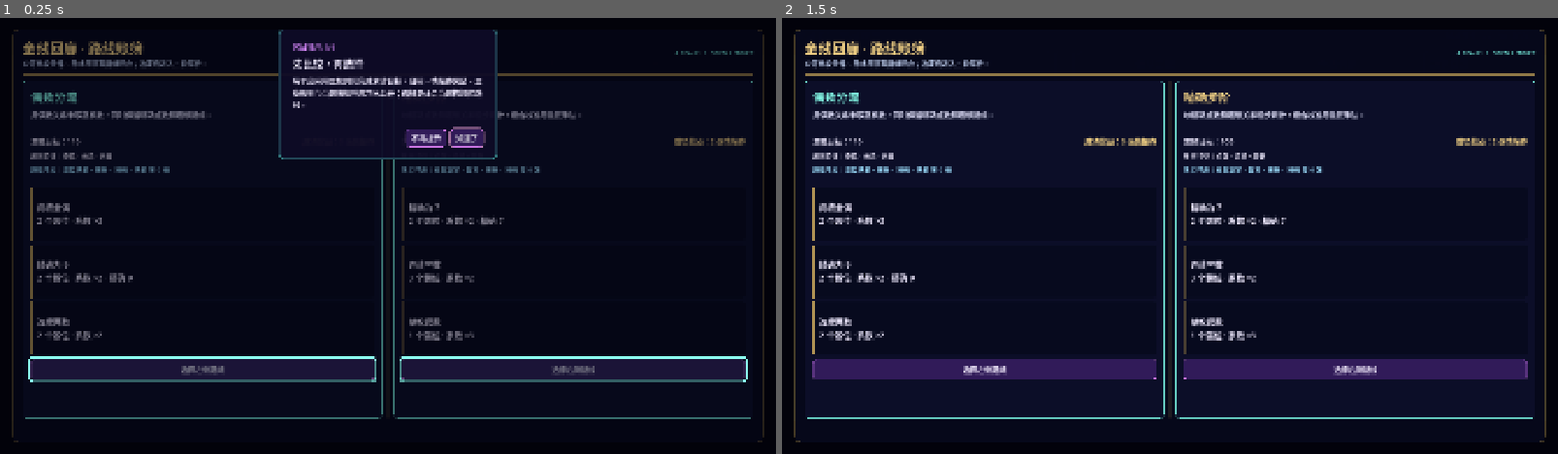
Above: before the commit, frames 1-2 (left to right).
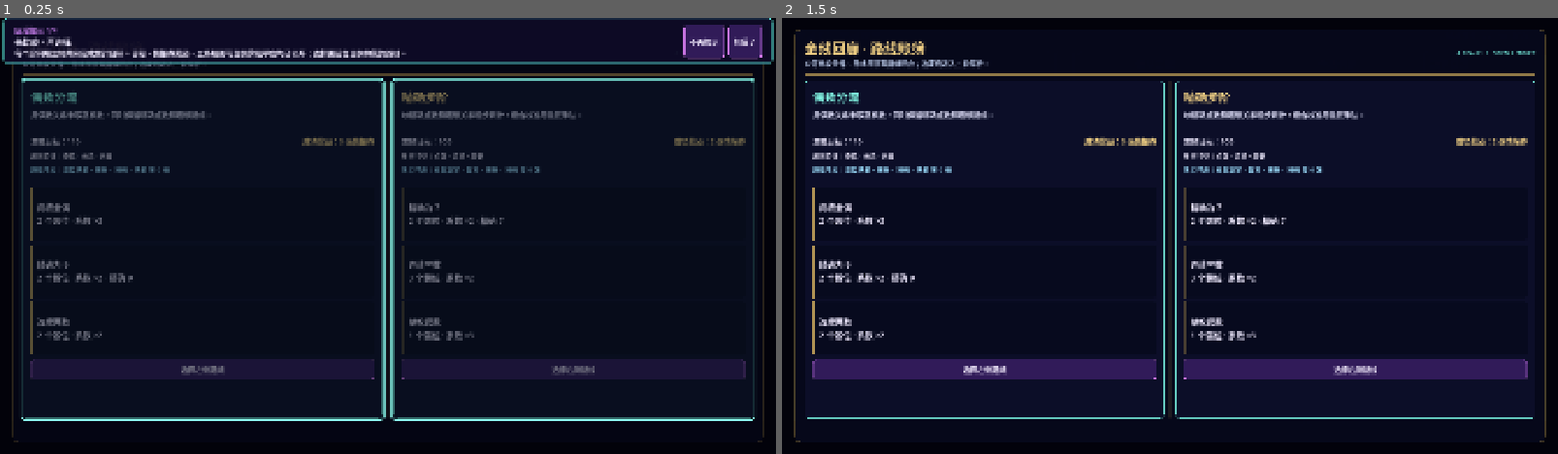
Above: after the commit, the same moments.

Repository: ljq0421/ProjectJoker
Game: Godot game, scene res://scenes/run/gold_corridor_run_screen.tscn
The game is run twice, just before and just after one commit, with the same random seed, the same clock (stepped at 60 frames per second) and the same inputs. This scene is started directly instead of the project's main scene.
Inputs:
- Up to frame 1 (0.25 s): no input
- Up to frame 2 (1.5 s): click "不再提示" at 0.5 s; click "重看引导" at 1.25 s

The runs differ from the first frame. In frame 1, 11% of the frame differs, in the area x 0-100%, y 0-93%; in frame 2, nothing differs.

Commit message:
fix: preserve gold corridor route guide focus

Diff:
--- a/scripts/ui/gold_corridor_run_screen.gd
+++ b/scripts/ui/gold_corridor_run_screen.gd
@@ -263,9 +263,13 @@
 func _resolve_guide_target(target_id: StringName) -> Control:
 	match target_id:
 		&"route_left":
-			return route_panel.get_node_or_null("%LeftRouteButton")
+			return route_panel.get_node_or_null(
+				"SafeArea/RouteLedger/LedgerColumn/RoutePages/LeftRoutePage"
+			)
 		&"route_right":
-			return route_panel.get_node_or_null("%RightRouteButton")
+			return route_panel.get_node_or_null(
+				"SafeArea/RouteLedger/LedgerColumn/RoutePages/RightRoutePage"
+			)
 		&"shop_tickets":
 			return shop_screen.get_node_or_null("%TicketLabel")
 		&"shop_deck":
--- a/scripts/ui/tutorial/iron_abacus_guide_overlay.gd
+++ b/scripts/ui/tutorial/iron_abacus_guide_overlay.gd
@@ -6,10 +6,16 @@
 
 const SAFE_MARGIN := 28.0
 const FOCUS_PADDING := 6.0
+const STANDARD_CARD_MINIMUM_SIZE := Vector2(540, 236)
+const ROUTE_RAIL_MARGIN := 8.0
+const ROUTE_RAIL_TOP := 0.0
 
 @onready var dimmer: ColorRect = %GuideDimmer
 @onready var focus_frames: Control = %GuideFocusFrames
 @onready var card: PanelContainer = %GuideCard
+@onready var margins: MarginContainer = card.get_node("Margins")
+@onready var content: VBoxContainer = margins.get_node("Content")
+@onready var actions: HBoxContainer = content.get_node("Actions")
 @onready var progress_label: Label = %GuideProgress
 @onready var title_label: Label = %GuideTitle
 @onready var instruction_label: Label = %GuideInstruction
@@ -20,6 +26,10 @@
 var _active_checkpoint_id: StringName = &""
 var _targets: Array[Control] = []
 var _layout_refresh_serial := 0
+var _route_rail_allowed := false
+var _route_rail: HBoxContainer
+var _route_copy: VBoxContainer
+var _route_rail_active := false
 
 func _ready() -> void:
 	dismiss_button.pressed.connect(dismiss_all)
@@ -41,6 +51,10 @@
 
 	_active_checkpoint_id = checkpoint_id
 	_targets = valid_targets
+	_route_rail_allowed = (
+		checkpoint_id == &"route"
+		and int(card_spec.get("progress_total", 0)) == 4
+	)
 	_layout_refresh_serial += 1
 	var refresh_serial := _layout_refresh_serial
 	var progress_copy := String(card_spec.get("progress_label", "进阶提示"))
@@ -64,6 +78,8 @@
 	_clear_focus_frames()
 	_active_checkpoint_id = &""
 	_targets.clear()
+	_route_rail_allowed = false
+	_restore_standard_card_layout()
 	visible = false
 	mouse_filter = Control.MOUSE_FILTER_IGNORE
 	if is_node_ready():
@@ -145,6 +161,7 @@
 	_place_card(target_rects)
 
 func _place_card(target_rects: Array[Rect2]) -> void:
+	_restore_standard_card_layout()
 	var minimum := card.get_combined_minimum_size()
 	var card_size := Vector2(
 		min(
@@ -168,17 +185,97 @@
 	)
 	var top_overlap := _overlap_area(Rect2(top, card_size), target_rects)
 	var bottom_overlap := _overlap_area(Rect2(bottom, card_size), target_rects)
+	if _route_rail_allowed and top_overlap > 0.0 and bottom_overlap > 0.0:
+		_place_route_top_rail(target_rects)
+		return
 	var chosen := bottom if bottom_overlap <= top_overlap else top
-	chosen.x = clampf(chosen.x, SAFE_MARGIN, max(SAFE_MARGIN, size.x - card_size.x - SAFE_MARGIN))
-	chosen.y = clampf(chosen.y, SAFE_MARGIN, max(SAFE_MARGIN, size.y - card_size.y - SAFE_MARGIN))
+	_set_card_rect(Rect2(chosen, card_size))
+
+func _place_route_top_rail(target_rects: Array[Rect2]) -> void:
+	var top_clearance: float = _top_clearance(target_rects)
+	if size.x <= 0.0 or top_clearance <= 0.0:
+		return
+	_activate_route_rail()
+	margins.add_theme_constant_override("margin_left", 12)
+	margins.add_theme_constant_override("margin_top", 2)
+	margins.add_theme_constant_override("margin_right", 12)
+	margins.add_theme_constant_override("margin_bottom", 2)
+	title_label.add_theme_font_size_override("font_size", 20)
+	var rail_width: float = maxf(size.x - ROUTE_RAIL_MARGIN * 2.0, 1.0)
+	card.custom_minimum_size = Vector2(rail_width, 0.0)
+	var rail_height: float = card.get_combined_minimum_size().y
+	if rail_height > top_clearance - ROUTE_RAIL_TOP:
+		push_error(
+			"Gold Corridor route guide rail cannot fit above focus targets: "
+			+ "height=%s clearance=%s" % [rail_height, top_clearance]
+		)
+		return
+	_set_card_rect(Rect2(
+		Vector2(ROUTE_RAIL_MARGIN, ROUTE_RAIL_TOP),
+		Vector2(rail_width, rail_height)
+	))
+
+func _activate_route_rail() -> void:
+	if _route_rail == null:
+		_route_rail = HBoxContainer.new()
+		_route_rail.name = "RouteRail"
+		_route_rail.size_flags_horizontal = Control.SIZE_EXPAND_FILL
+		_route_rail.add_theme_constant_override("separation", 14)
+		_route_copy = VBoxContainer.new()
+		_route_copy.size_flags_horizontal = Control.SIZE_EXPAND_FILL
+		_route_copy.add_theme_constant_override("separation", 0)
+		_route_rail.add_child(_route_copy)
+		margins.add_child(_route_rail)
+	_move_to_parent(progress_label, _route_copy)
+	_move_to_parent(title_label, _route_copy)
+	_move_to_parent(instruction_label, _route_copy)
+	_move_to_parent(actions, _route_rail)
+	content.visible = false
+	_route_rail.visible = true
+	_route_rail_active = true
+
+func _move_to_parent(child: Control, new_parent: Node) -> void:
+	if child.get_parent() != new_parent:
+		child.reparent(new_parent)
+
+func _top_clearance(target_rects: Array[Rect2]) -> float:
+	var clearance := size.y
+	for target_rect in target_rects:
+		clearance = min(clearance, target_rect.position.y)
+	return clearance
+
+func _set_card_rect(rect: Rect2) -> void:
 	card.anchor_left = 0.0
 	card.anchor_top = 0.0
 	card.anchor_right = 0.0
 	card.anchor_bottom = 0.0
-	card.offset_left = chosen.x
-	card.offset_top = chosen.y
-	card.offset_right = chosen.x + card_size.x
-	card.offset_bottom = chosen.y + card_size.y
+	card.offset_left = rect.position.x
+	card.offset_top = rect.position.y
+	card.offset_right = rect.end.x
+	card.offset_bottom = rect.end.y
+
+func _restore_standard_card_layout() -> void:
+	if not is_instance_valid(card):
+		return
+	if _route_rail_active:
+		_move_to_parent(progress_label, content)
+		_move_to_parent(title_label, content)
+		_move_to_parent(instruction_label, content)
+		_move_to_parent(actions, content)
+		content.move_child(progress_label, 0)
+		content.move_child(title_label, 1)
+		content.move_child(instruction_label, 2)
+		content.move_child(warning_label, 3)
+		content.move_child(actions, 4)
+		content.visible = true
+		_route_rail.visible = false
+		_route_rail_active = false
+	card.custom_minimum_size = STANDARD_CARD_MINIMUM_SIZE
+	margins.remove_theme_constant_override("margin_left")
+	margins.remove_theme_constant_override("margin_top")
+	margins.remove_theme_constant_override("margin_right")
+	margins.remove_theme_constant_override("margin_bottom")
+	title_label.remove_theme_font_size_override("font_size")
 
 func _overlap_area(candidate: Rect2, target_rects: Array[Rect2]) -> float:
 	var total := 0.0
--- a/tests/gold_corridor_guide_layout_self_check.gd
+++ b/tests/gold_corridor_guide_layout_self_check.gd
@@ -120,7 +120,7 @@
 	)
 
 	var card_spec := screen.guide_flow.card_spec(checkpoint_id)
-	var targets := _resolve_targets(screen, card_spec)
+	var targets := _approved_targets(screen, checkpoint_id, card_spec)
 	var focus_layer: Control = overlay.get_node("%GuideFocusFrames")
 	_assert_equal(
 		focus_layer.get_child_count(),
@@ -156,6 +156,18 @@
 		)
 
 	var card_global := card.get_global_rect()
+	for label_name in ["GuideProgress", "GuideTitle", "GuideInstruction"]:
+		var label: Label = overlay.get_node("%" + label_name)
+		_assert_true(
+			label.visible and card_global.encloses(label.get_global_rect()),
+			"%s %s %s should remain visible inside the guide card"
+				% [size_label, checkpoint_id, label_name]
+		)
+		_assert_true(
+			label.size.y >= label.get_combined_minimum_size().y,
+			"%s %s %s should have enough height for its copy"
+				% [size_label, checkpoint_id, label_name]
+		)
 	for button_name in ["GuideDismissButton", "GuideAcknowledgeButton"]:
 		var button: Button = overlay.get_node("%" + button_name)
 		_assert_true(
@@ -180,17 +192,76 @@
 	)
 	await process_frame
 
-func _resolve_targets(
+func _approved_targets(
 	screen: GoldCorridorRunScreen,
+	checkpoint_id: StringName,
 	card_spec: Dictionary
 ) -> Array[Control]:
 	var targets: Array[Control] = []
-	for target_id in card_spec.get("target_ids", []):
-		var target := screen._resolve_guide_target(target_id)
-		_assert_true(target != null, "guide target %s should resolve through the screen" % target_id)
-		if target != null:
-			targets.append(target)
+	var approved_ids := _approved_target_ids(checkpoint_id)
+	_assert_equal(
+		card_spec.get("target_ids", []),
+		approved_ids,
+		"%s guide spec should retain its approved target IDs" % checkpoint_id
+	)
+	for target_id in approved_ids:
+		var expected := _approved_target(screen, target_id)
+		var resolved := screen._resolve_guide_target(target_id)
+		_assert_true(
+			expected != null,
+			"%s approved target %s should exist" % [checkpoint_id, target_id]
+		)
+		_assert_true(
+			resolved == expected,
+			"%s target %s should resolve to the approved node; expected=%s actual=%s"
+				% [checkpoint_id, target_id, expected, resolved]
+		)
+		if expected != null:
+			targets.append(expected)
 	return targets
+
+func _approved_target_ids(checkpoint_id: StringName) -> Array[StringName]:
+	match checkpoint_id:
+		&"route":
+			return [&"route_left", &"route_right"]
+		&"shop":
+			return [&"shop_tickets", &"shop_deck", &"shop_offers"]
+		&"dealer":
+			return [&"dealer_panel", &"resolution_panel"]
+		&"engraving":
+			return [&"reward_offers", &"reward_dice", &"reward_faces"]
+	return []
+
+func _approved_target(
+	screen: GoldCorridorRunScreen,
+	target_id: StringName
+) -> Control:
+	match target_id:
+		&"route_left":
+			return screen.get_node("%RouteChoicePanel").get_node(
+				"SafeArea/RouteLedger/LedgerColumn/RoutePages/LeftRoutePage"
+			)
+		&"route_right":
+			return screen.get_node("%RouteChoicePanel").get_node(
+				"SafeArea/RouteLedger/LedgerColumn/RoutePages/RightRoutePage"
+			)
+		&"shop_tickets":
+			return screen.get_node("%ShopScreen").get_node("%TicketLabel")
+		&"shop_deck":
+			return screen.get_node("%ShopScreen").get_node("%DeckGrid")
+		&"shop_offers":
+			return screen.get_node("%ShopScreen").get_node("%OfferColumn")
+		&"dealer_panel":
+			return screen.get_node("%EncounterScreen").get_node("%DealerPanel")
+		&"resolution_panel":
+			return screen.get_node("%EncounterScreen").get_node("%ResolutionPanel")
+		&"reward_offers":
+			return screen.get_node("%EngravingRewardPanel").get_node("%OfferRow")
+		&"reward_dice":
+			return screen.get_node("%EngravingRewardPanel").get_node("%DieRow")
+		&"reward_faces":
+			return screen.get_node("%EngravingRewardPanel").get_node("%FaceGrid")
+	return null
 
 func _expected_focus_rect(
 	overlay: IronAbacusGuideOverlay,
